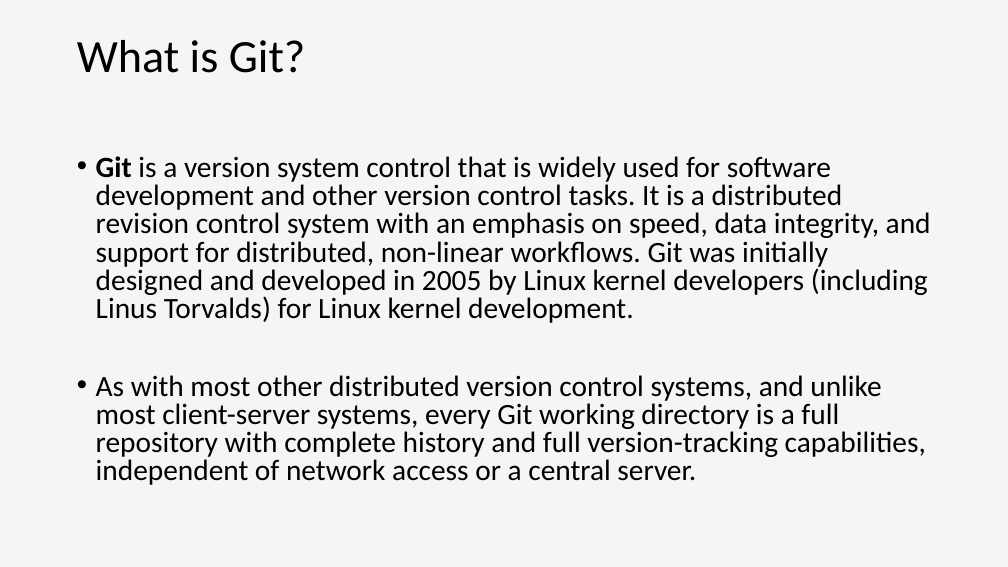
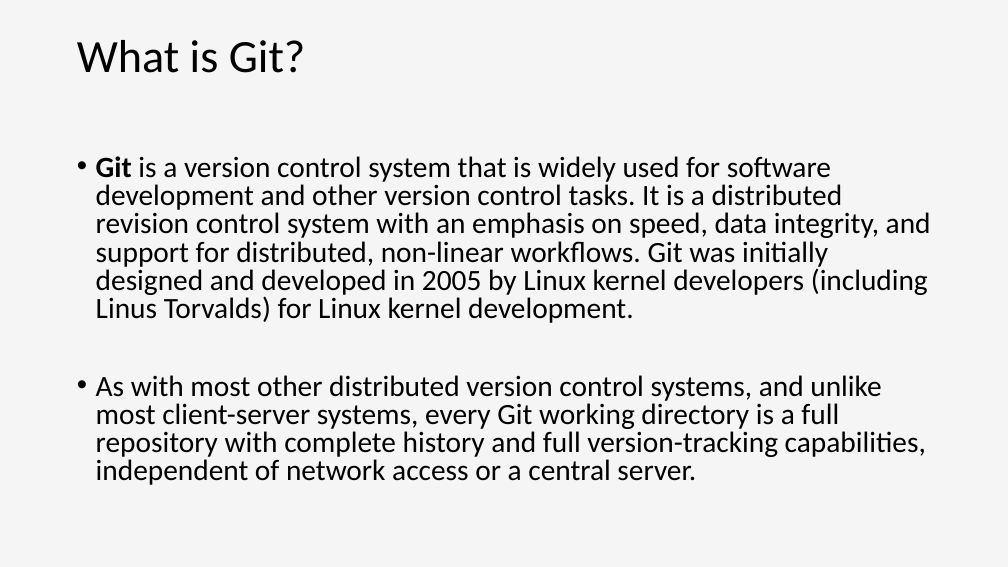
Before and after one commit to deksaa/GitSunum, a slide deck: slide 10 of GitSunum.pptx. Drawn at 1008x567 pixels with LibreOffice and Linux fonts; fonts in the diff are those of the drawing. Boxes give left, top, right and bottom in pixels: in the first picture for what was removed or moved away, otherwise in the second. Text is boxed around its words. In the diff, an @@ line names an element or a change of style, - is before the commit and + after.

Commit message:
added one page

```diff
--- a/GitSunum.pptx
+++ b/GitSunum.pptx
@@ text at (96,156,931,323): text changed @@
-• Git is a version system control that is widely used for software development and other version control tasks. It is a distributed revision control system with an emphasis on speed, data integrity, and support for distributed, non-linear workflows. Git was initially designed and developed in 2005 by Linux kernel developers (including Linus Torvalds) for Linux kernel development.
+• Git is a version control system that is widely used for software development and other version control tasks. It is a distributed revision control system with an emphasis on speed, data integrity, and support for distributed, non-linear workflows. Git was initially designed and developed in 2005 by Linux kernel developers (including Linus Torvalds) for Linux kernel development.
```
Also in this commit, not shown: 1 slide added.
